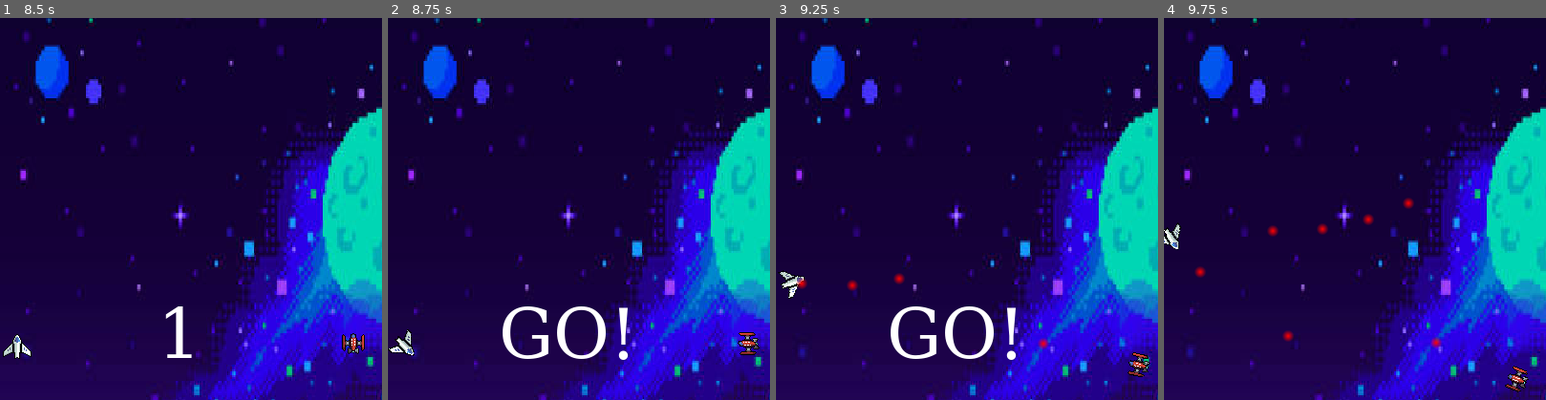
Above: before the commit, frames 1-4 (left to right).
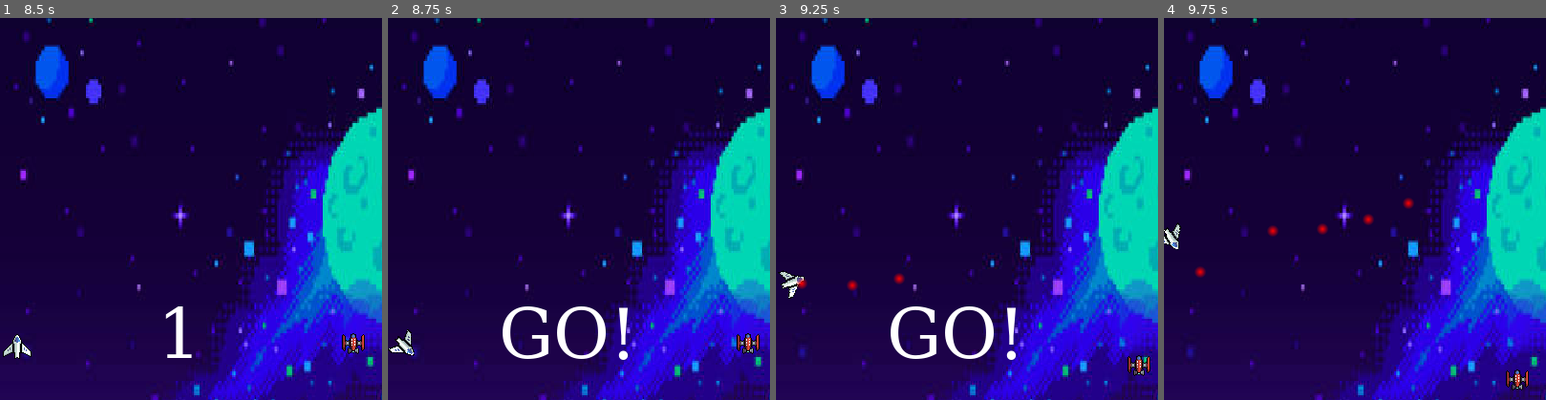
Above: after the commit, the same moments.

Repository: ChevalMonsieur/sae_projet_innov
Game: Godot game, scene res://scenes/main_menu.tscn
Two runs of this game, one before a commit and one after it. Both use one fixed random seed, a clock stepped at 60 frames per second and the inputs below.
Inputs (mouse positions are % of the whole screen's width and height, from its top left):
- Up to frame 1 (8.5 s): click "Play" at 0.5 s; tap Enter at 1.25, 2.75, 4.25 s; move the mouse to (72, 45) at 1.27 s; hold Right 1.28-2.03 s; hold Z 1.28-2.03 s; tap Space at 2, 3.5, 5 s; move the mouse to (30, 55) at 2.02 s; hold Down 2.03-2.78 s; tap Q every 1.5 s from 2.1 to 8.1 s; move the mouse to (60, 28) at 2.77 s; hold Right 2.78-3.53 s; hold Z 2.78-3.53 s; move the mouse to (45, 70) at 3.52 s; hold Up 3.53-4.28 s; move the mouse to (80, 65) at 4.27 s; hold Z 4.28-5.03 s; hold Left 4.28-5.78 s; tap Tab (pause) at 4.9 s; move the mouse to (20, 35) at 5.02 s; move the mouse to (55, 50) at 5.77 s; hold Down 5.78-6.53 s; hold Z 5.78-6.53 s; move the mouse to (35, 25) at 6.52 s; hold Right 6.53-7.28 s; move the mouse to (72, 45) at 7.27 s; hold Up 7.28-8.03 s; hold Z 7.28-8.03 s; move the mouse to (30, 55) at 8.02 s; hold Right from 8.03 s (still down)
- Up to frame 2 (8.75 s): keep holding Right
- Up to frame 3 (9.25 s): move the mouse to (60, 28) at 8.77 s; release Right at 8.78 s; hold Down from 8.78 s (still down); hold Z from 8.78 s (still down)
- Up to frame 4 (9.75 s): move the mouse to (45, 70) at 9.52 s; release Down at 9.53 s; release Z at 9.53 s; hold Left from 9.53 s (still down); tap Q at 9.6 s
The pictures show only the part of the screen within x 23-73%, y 7-57%; the shares and areas given below are measured in that part.

Frame 1 is identical in both runs. In frame 2, 0.3% of the frame differs, in the area x 91-98%, y 82-89%; in frame 3, 0.3%; in frame 4, 0.4%, in the area x 31-96%, y 81-98%.
Error after the commit: Invalid access to property or key 'global_position' on a base object of type 'Nil'. (res://scripts/boss.gd:52)

Commit message:
merge-main

Diff:
--- a/projet_godot/scenes/actual_game.tscn
+++ b/projet_godot/scenes/actual_game.tscn
@@ -72,6 +72,9 @@
 [node name="player" parent="." instance=ExtResource("2_5lm4u")]
 position = Vector2(200, 400)
 base_position = Vector2(200, 400)
+cooldown_bullet = null
+max_shield = null
+death_count = null
 
 [node name="boss" parent="." instance=ExtResource("3_8sxf3")]
 position = Vector2(552, 397)
--- a/projet_godot/scripts/boss.gd
+++ b/projet_godot/scripts/boss.gd
@@ -9,7 +9,6 @@
 @export var max_phases: int = 5
 
 @onready var sprite = $AnimatedSprite2D
-@onready var player = get_node("../player")
 
 var timer_bullet: float = cooldown_bullet
 var shield: int = max_shield
@@ -50,7 +49,7 @@
 	move_and_slide()
 
 func check_rotation() -> void:
-	var player_position = player.global_position
+	var player_position = GameManager.instance.player.global_position
 	var direction = player_position - global_position
 	rotation = direction.angle() + PI/2
 
@@ -65,8 +64,8 @@
 		print(self)
 		bullet.creator = self
 		bullet.position = position
-		bullet.direction = (player.global_position - position).normalized()
-		$"../bullets".add_child(bullet)
+		bullet.direction = (GameManager.instance.player.global_position - position).normalized()
+		GameManager.instance.bullets.add_child(bullet)
 
 func lose_shield_point() -> void:
 	print("lose shield point" + str(shield))
--- a/projet_godot/scripts/bullet.gd
+++ b/projet_godot/scripts/bullet.gd
@@ -10,7 +10,6 @@
 		position += direction * speed
 
 		if position.x > get_viewport_rect().size.x or position.x < 0 or position.y > get_viewport_rect().size.y or position.y < 0:
-			print("killed bullet")
 			queue_free()
 
 
--- a/projet_godot/scripts/game_manager.gd
+++ b/projet_godot/scripts/game_manager.gd
@@ -4,10 +4,19 @@
 
 enum STATE {STARTING, IN_GAME, PAUSE, DEATH_PLAYER, DEATH_AI, DEATH_AI_ANIM, ENDED}
 
+@export var player: Player
+@export var boss: Boss
+@export var ui: UI
+@export var bullets: Node
+
+static var instance: GameManager
+
 static var current_state: STATE
+static var state_before_pause: STATE
+
 static var max_round: int = 4
 static var current_round: int = 1
-static var instance: GameManager
+
 var starting_initialized = false
 
 func _ready() -> void:
@@ -25,6 +34,14 @@
 		$boss.new_round()
 		$Next_round.show_next_round()
 
+func _process(_delta: float) -> void:
+	if Input.is_action_just_pressed("pause"):
+		if current_state != STATE.PAUSE:
+			state_before_pause = current_state
+			current_state = STATE.PAUSE
+		else:
+			current_state = state_before_pause
+
 func new_round() -> void:
 	current_round += 1
 	for bullet in $bullets.get_children():
--- a/projet_godot/scripts/player.gd
+++ b/projet_godot/scripts/player.gd
@@ -1,20 +1,17 @@
 extends CharacterBody2D
+class_name Player
 
-class_name Player
 @export var speed: float = 5
 @export var base_position: Vector2 = Vector2.ZERO
 @export var bullet_scene: Resource
 @export var cooldown_bullet: float = .2
 @export var max_shield: int = 5
+@export var death_count: int = 0
 
 @onready var sprite = $AnimatedSprite2D
 
 var timer_bullet: float = cooldown_bullet
 var shield: int = max_shield
-
-func new_round() -> void:
-	position = base_position
-	shield = max_shield
 
 func _physics_process(delta: float) -> void:
 	if GameManager.current_state == GameManager.STATE.IN_GAME:
@@ -52,8 +49,18 @@
 		$"../bullets".add_child(bullet)
 
 func lose_shield_point() -> void:
-	print("lose shield point")
 	shield -= 1
+	GameManager.instance.ui.current_shield = shield
+	print("Shield remaining: ", shield)
+
 	if shield < 0:
-		print("death")
+		death_count += 1
+		GameManager.instance.ui.update_death_label()
 		GameManager.current_state = GameManager.STATE.DEATH_PLAYER
+	else:
+		GameManager.instance.ui.update_hearts()
+		print("Hearts updated")
+
+func new_round() -> void:
+	position = base_position
+	shield = max_shield
--- /dev/null
+++ b/projet_godot/scripts/ui.gd
@@ -0,0 +1,60 @@
+extends Control
+class_name UI
+
+var max_shield : int = 5
+var current_shield : int = max_shield
+
+@export var heart_container: HBoxContainer
+@export var heart_scene : PackedScene
+
+@export var death_container: HBoxContainer
+@export var skull_scene : PackedScene
+@export var death_count_label: Label
+
+static var skull: Node = null
+
+func _ready() -> void:
+	print(name)
+	update_death_label(false)
+	update_hearts()
+
+	for child in heart_container.get_children():
+		child.queue_free()
+
+	for i in range(max_shield):
+		var heart = heart_scene.instantiate()
+		heart.name = "Heart" + str(i)
+		heart.position.x += i*55
+		heart_container.add_child(heart)
+
+
+func update_hearts() -> void:
+	print("Current shield: ", current_shield)
+	var i := 1
+	for child in heart_container.get_children():
+		if i <= current_shield:
+			print("Setting heart ", i, " to full")
+			child.play("heart_full")
+		else:
+			print("Setting heart ", i, " to empty")
+			child.play("heart_empty")
+		i+=1
+
+func update_death_label(is_label_visible: bool = true) -> void:
+	if death_count_label:
+		death_count_label.visible = is_label_visible
+		if is_label_visible and GameManager.instance.player:
+			death_count_label.text = "%d" % GameManager.instance.player.death_count
+
+	if GameManager.instance.player.death_count > 0:
+		if skull == null:
+			print("Instanciation du crâne...")
+			skull = skull_scene.instantiate()
+			add_child(skull)
+
+			if skull.has_node("AnimatedSprite2D"):
+				var skull_sprite = skull.get_node("AnimatedSprite2D")
+				skull_sprite.scale = Vector2(0.8, 0.8)  # Réduction de la taille
+				skull_sprite.position.x += 630
+				skull_sprite.position.y += 20
+				skull_sprite.play("skull")
Not shown: 1 places in projet_godot/scenes/actual_game.tscn that only renumber resources
Not shown: 1 places in projet_godot/scenes/boss.tscn that only renumber resources
Not shown: 1 places in projet_godot/scenes/next_round.tscn that only renumber resources
Not shown: 1 places in projet_godot/scenes/player.tscn that only renumber resources
